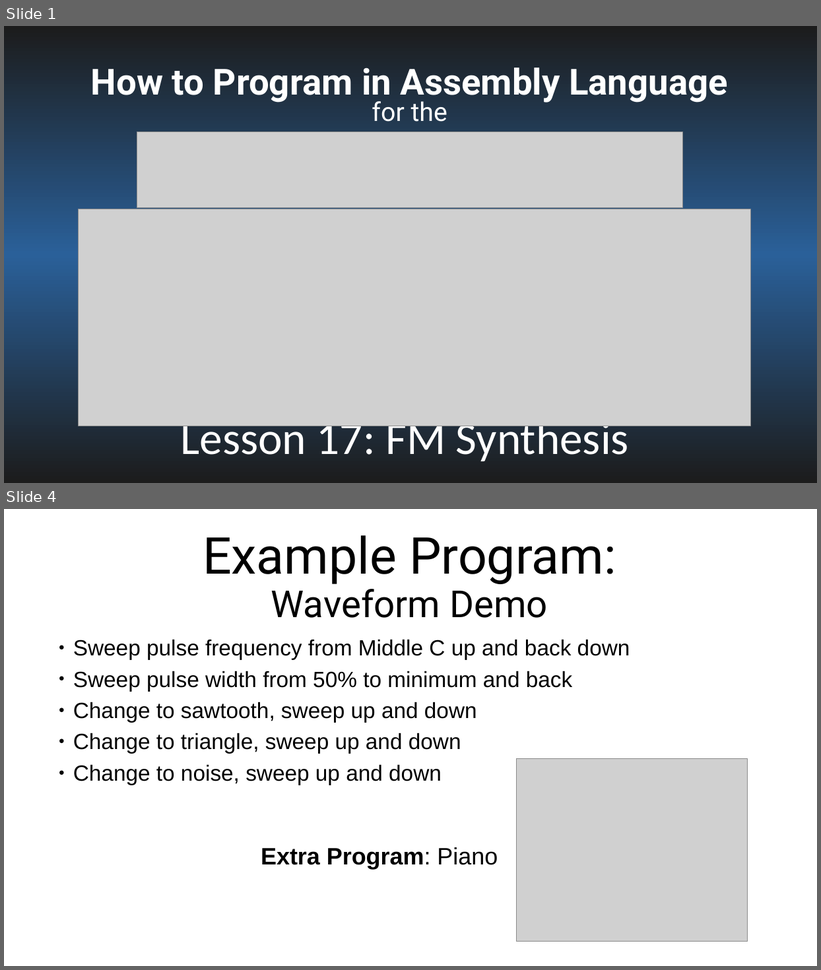
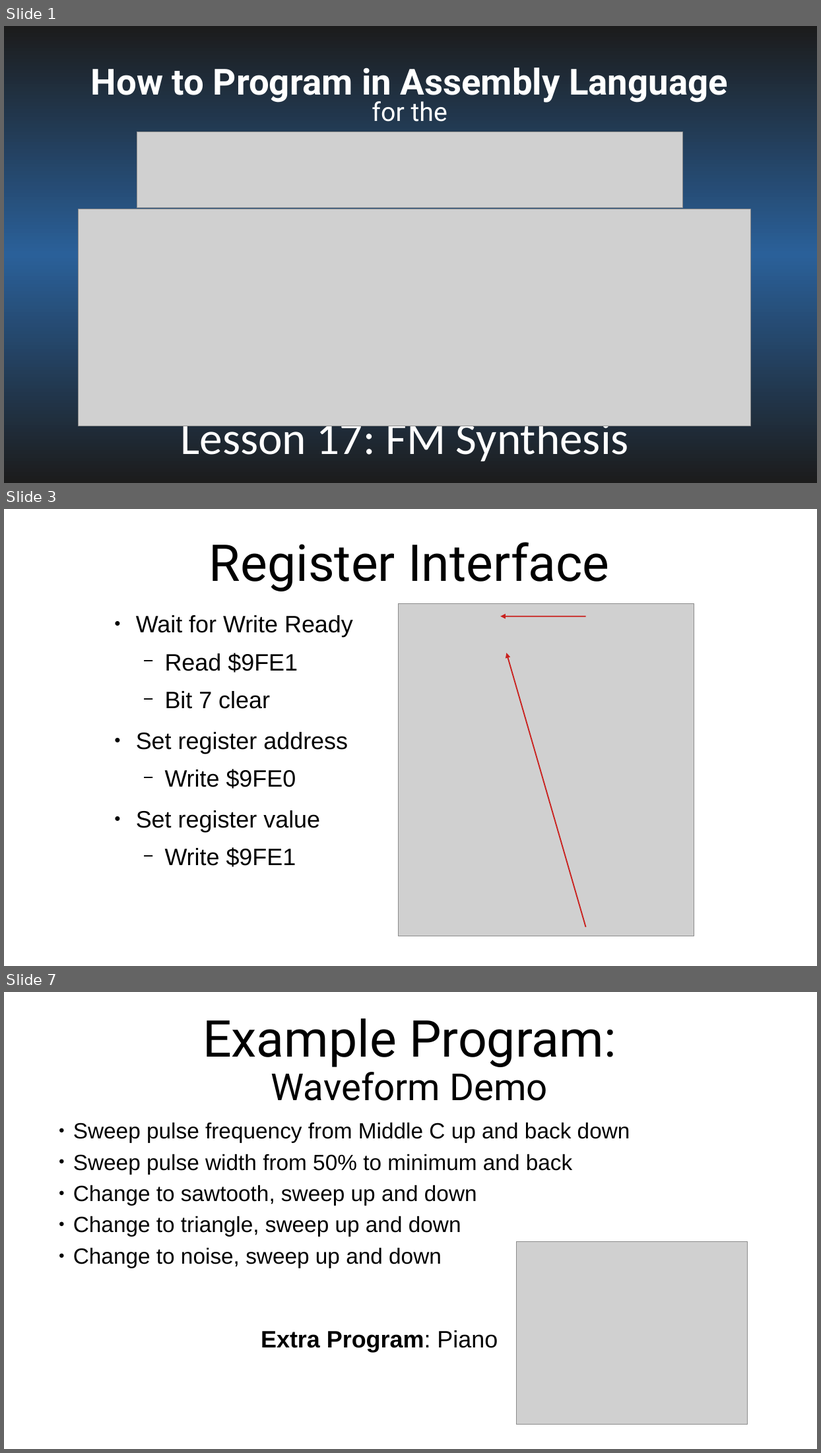
Before and after one commit to SlithyMatt/x16-assembly-tutorial, a slide deck: Lesson17/Lesson17.odp. Shown one above the other, each under a label of ours: slides 1 and 4 before the commit, slides 1, 3 and 7 after it; the slides between them are not shown. The pictures are 821x970 and 821x1453 pixels, drawn with LibreOffice and Linux fonts; fonts in the diff are those of the drawing; grey boxes stand for pictures. Boxes give left, top, right and bottom in pixels: in the first picture for what was removed or moved away, otherwise in the second. Text is boxed around its words. In the diff, an @@ line names an element or a change of style, - is before the commit and + after.

```diff
--- a/Lesson17/Lesson17.odp
+++ b/Lesson17/Lesson17.odp
@@ slide 3 added at (4,509,817,966), background #FFFFFF @@
@@ title added at (209,542,610,591), 60 pt, text #000000 @@
+Register Interface
@@ picture added at (398,603,694,937) @@
@@ text added at (136,615,353,867), 28 pt, text #000000 @@
+● Wait for Write Ready
+  − Read $9FE1
+  − Bit 7 clear
+● Set register address
+  − Write $9FE0
+● Set register value
+  − Write $9FE1
@@ arrow added from (586, 617) to (500, 617), #C9211E 1.45 pt @@
@@ arrow added from (586, 927) to (507, 653), #C9211E 1.45 pt @@
@@ what was slide 4 is now slide 7 @@
```
Also in this commit, not shown: 1 slide changed, 3 other slides added, 1 slide removed, 2 other files.
